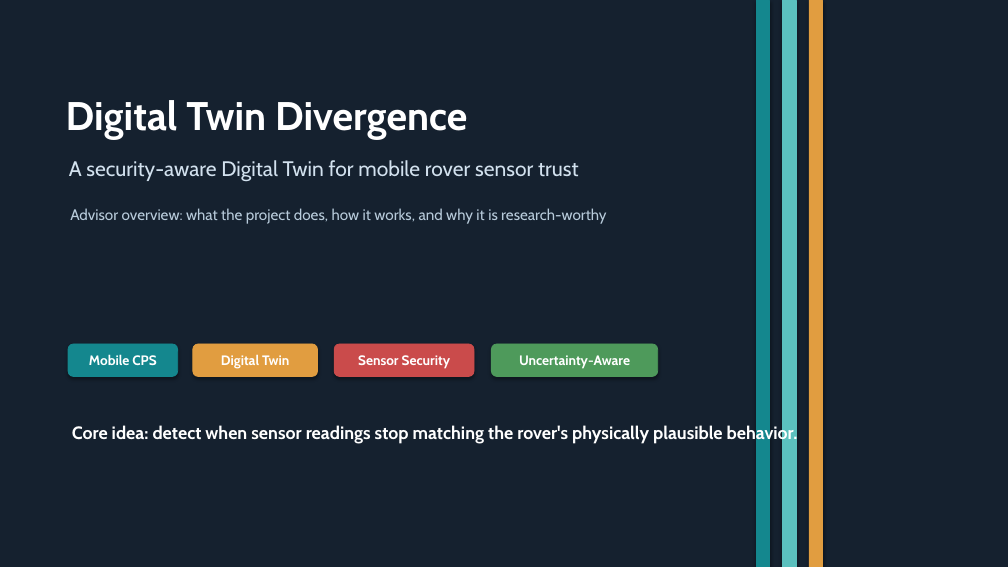
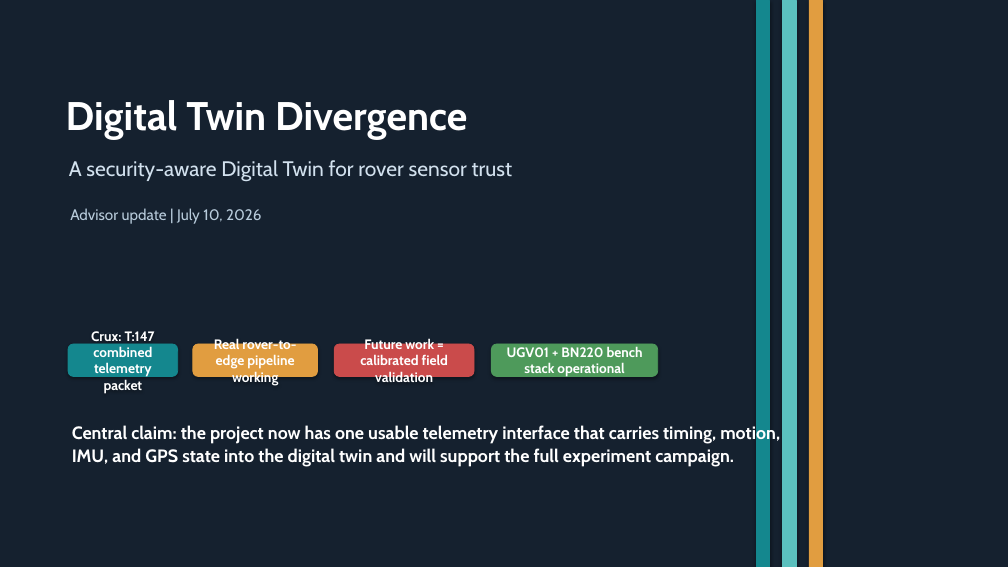
Before and after one commit to CEISCA-VT/DigitalTwinDivergence, a slide deck: slide 1 of presentations/Digital_Twin_Divergence_Advisor_Overview.pptx. Drawn at 1008x567 pixels with LibreOffice and Linux fonts; fonts in the diff are those of the drawing. Boxes give left, top, right and bottom in pixels: in the first picture for what was removed or moved away, otherwise in the second. Text is boxed around its words. In the diff, an @@ line names an element or a change of style, - is before the commit and + after.

```diff
--- a/presentations/Digital_Twin_Divergence_Advisor_Overview.pptx
+++ b/presentations/Digital_Twin_Divergence_Advisor_Overview.pptx
@@ text at box(69, 160, 513, 181): text changed @@
-A security-aware Digital Twin for mobile rover sensor trust
+A security-aware Digital Twin for rover sensor trust
@@ text at box(70, 208, 262, 224): text changed @@
-Advisor overview: what the project does, how it works, and why it is research-worthy
+Advisor update | July 10, 2026
@@ text in rounded rectangle at box(91, 331, 155, 394): text changed @@
-Mobile CPS
+Crux: T:147 combined telemetry packet
@@ text in rounded rectangle at box(214, 337, 296, 386): text changed @@
-Digital Twin
+Real rover-to-edge pipeline working
@@ text in rounded rectangle at box(360, 337, 448, 386): text changed @@
-Sensor Security
+Future work = calibrated field validation
@@ text in rounded rectangle at box(507, 346, 643, 378): text changed @@
-Uncertainty-Aware
+UGV01 + BN220 bench stack operational
@@ text at box(72, 425, 780, 467): text changed @@
-Core idea: detect when sensor readings stop matching the rover's physically plausible behavior.
+Central claim: the project now has one usable telemetry interface that carries timing, motion, IMU, and GPS state into the digital twin and will support the full experiment campaign.
```
Also in this commit, not shown: 5 other slides changed, 10 slides removed, 16 other files.
